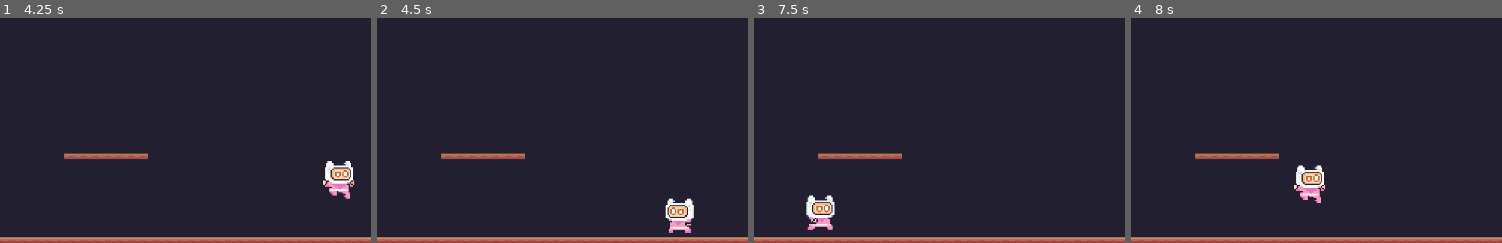
Above: before the commit, frames 1-4 (left to right).
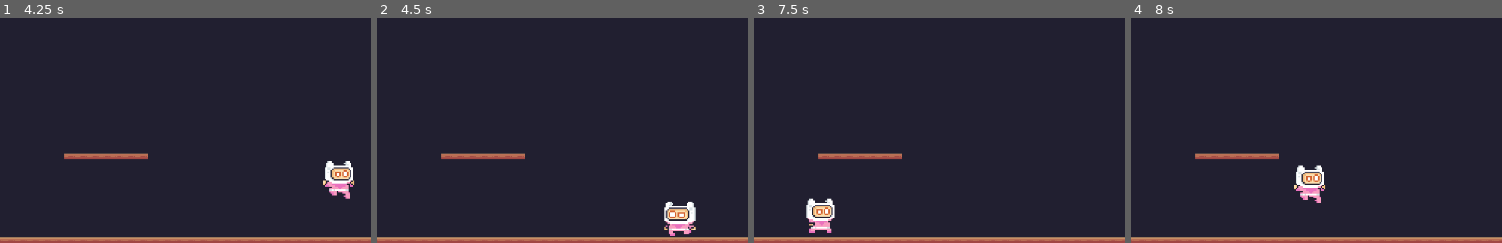
Above: after the commit, the same moments.

Repository: Breno1112/godot_pixel_adventure
Game: Godot game, scene res://scenes/main.tscn
Two runs of this game, one before a commit and one after it. Both use one fixed random seed, a clock stepped at 60 frames per second and the inputs below.
Inputs:
- Up to frame 1 (4.25 s): hold Ctrl (run) 0.53-1.28 s; hold D (right) 0.53-2.03 s; tap Space (jump) at 0.77, 0.8, 1.07, 1.35, 1.52, 1.82, 2.3, 3.02, 3.32, 3.6, 3.77, 4.07 s; tap Ctrl (run) at 1.55, 2.85 s; hold A (left) 2.03-2.78 s; hold Ctrl (run) 2.03-2.78 s; hold D (right) from 2.78 s (still down)
- Up to frame 2 (4.5 s): release D (right) at 4.28 s; hold A (left) from 4.28 s (still down); tap Ctrl (run) at 4.35 s
- Up to frame 3 (7.5 s): tap Space (jump) at 4.52, 4.82, 5.3, 5.85, 6.02, 6.32, 6.77, 6.8, 7.07 s; release A (left) at 5.03 s; hold D (right) 5.03-5.78 s; hold Ctrl (run) 5.03-5.78 s; hold A (left) 5.78-7.28 s; tap Ctrl (run) at 6.05, 7.35 s; hold Ctrl (run) 6.53-7.28 s; hold D (right) from 7.28 s (still down)
- Up to frame 4 (8 s): keep holding D (right); tap Space (jump) at 7.52, 7.82 s
The pictures show only the part of the screen within x 23-73%, y 50-100%; the shares and areas given below are measured in that part.

Frame 1 is identical in both runs. In frame 2, 1.0% of the frame differs, in the area x 77-86%, y 80-97%; in frame 3, 0.8%; in frame 4, nothing differs.

Commit message:
animation decoupled

Diff:
--- a/scenes/player.tscn
+++ b/scenes/player.tscn
@@ -12,6 +12,7 @@
 [ext_resource type="AudioStream" uid="uid://bit11r5xxjlk" path="res://assets/sounds/male_grunt_jump.wav" id="9_ur7pv"]
 [ext_resource type="AudioStream" uid="uid://bsjpdfempyymo" path="res://assets/sounds/player_spawn.mp3" id="11_d2wvv"]
 [ext_resource type="Script" uid="uid://c73870obyea6e" path="res://scripts/player/player_movement.gd" id="12_3v2ag"]
+[ext_resource type="Script" uid="uid://xw2jr2c3qoro" path="res://scripts/player/player_animation.gd" id="13_jej6c"]
 
 [sub_resource type="AtlasTexture" id="AtlasTexture_bwjto"]
 atlas = ExtResource("1_1jxqw")
@@ -436,3 +437,6 @@
 max_run_velocity = 600.0
 run_acceleration = 150.0
 run_deceleration = 150.0
+
+[node name="PlayerAnimation" type="Node" parent="." unique_id=1477145048]
+script = ExtResource("13_jej6c")
--- a/scripts/player/player.gd
+++ b/scripts/player/player.gd
@@ -1,9 +1,9 @@
 extends CharacterBody2D
 
-@onready var animated_sprite_2d: AnimatedSprite2D = $AnimatedSprite2D
+@onready var movement: PlayerMovement = $PlayerMovement
+@onready var animation: PlayerAnimation = $PlayerAnimation
 @onready var jump_sound: AudioStreamPlayer2D = $JumpSound
 @onready var spawn_sound: AudioStreamPlayer2D = $SpawnSound
-@onready var movement: PlayerMovement = $PlayerMovement
 
 @export var spawn_duration: float = 0.8
 
@@ -12,6 +12,7 @@
 
 func _ready() -> void:
 	movement.init(self)
+	animation.init(self)
 	await spawn_player()
 
 
@@ -20,12 +21,12 @@
 		return
 
 	handle_input()
+
 	movement.tick(delta)
+	move_and_slide()
 
-	update_animation()
-	update_facing_direction()
-
-	move_and_slide()
+	animation.tick()
+	animation.update_facing_direction()
 
 
 # ----------------------------
@@ -65,40 +66,12 @@
 	can_control = false
 	movement.set_can_move(false)
 
-	animated_sprite_2d.play("spawn")
+	animation.sprite.play("spawn")
 	spawn_sound.play()
 
 	await get_tree().create_timer(spawn_duration).timeout
 
-	animated_sprite_2d.play("idle")
+	animation.sprite.play("idle")
 
 	movement.set_can_move(true)
 	can_control = true
-
-
-# ----------------------------
-# ANIMATION
-# ----------------------------
-
-func update_animation() -> void:
-	if not can_control:
-		return
-
-	if not is_on_floor():
-		if velocity.y < 0:
-			animated_sprite_2d.animation = "jump"
-		else:
-			animated_sprite_2d.animation = "fall"
-		return
-
-	if abs(velocity.x) > 1.0:
-		animated_sprite_2d.animation = "run"
-	else:
-		animated_sprite_2d.animation = "idle"
-
-
-func update_facing_direction() -> void:
-	if velocity.x > 0:
-		animated_sprite_2d.flip_h = false
-	elif velocity.x < 0:
-		animated_sprite_2d.flip_h = true
--- /dev/null
+++ b/scripts/player/player_animation.gd
@@ -0,0 +1,42 @@
+extends Node
+class_name PlayerAnimation
+
+@onready var sprite: AnimatedSprite2D = $"../AnimatedSprite2D"
+
+var player: CharacterBody2D
+
+
+func init(p: CharacterBody2D) -> void:
+	player = p
+
+
+func tick() -> void:
+	if player == null:
+		return
+
+	if not player.is_on_floor():
+		update_air_animation()
+		return
+
+	update_ground_animation()
+
+
+func update_air_animation() -> void:
+	if player.velocity.y < 0:
+		sprite.animation = "jump"
+	else:
+		sprite.animation = "fall"
+
+
+func update_ground_animation() -> void:
+	if abs(player.velocity.x) > 1.0:
+		sprite.animation = "run"
+	else:
+		sprite.animation = "idle"
+
+
+func update_facing_direction() -> void:
+	if player.velocity.x > 0:
+		sprite.flip_h = false
+	elif player.velocity.x < 0:
+		sprite.flip_h = true
Not shown, added: scripts/player/player_animation.gd.uid
